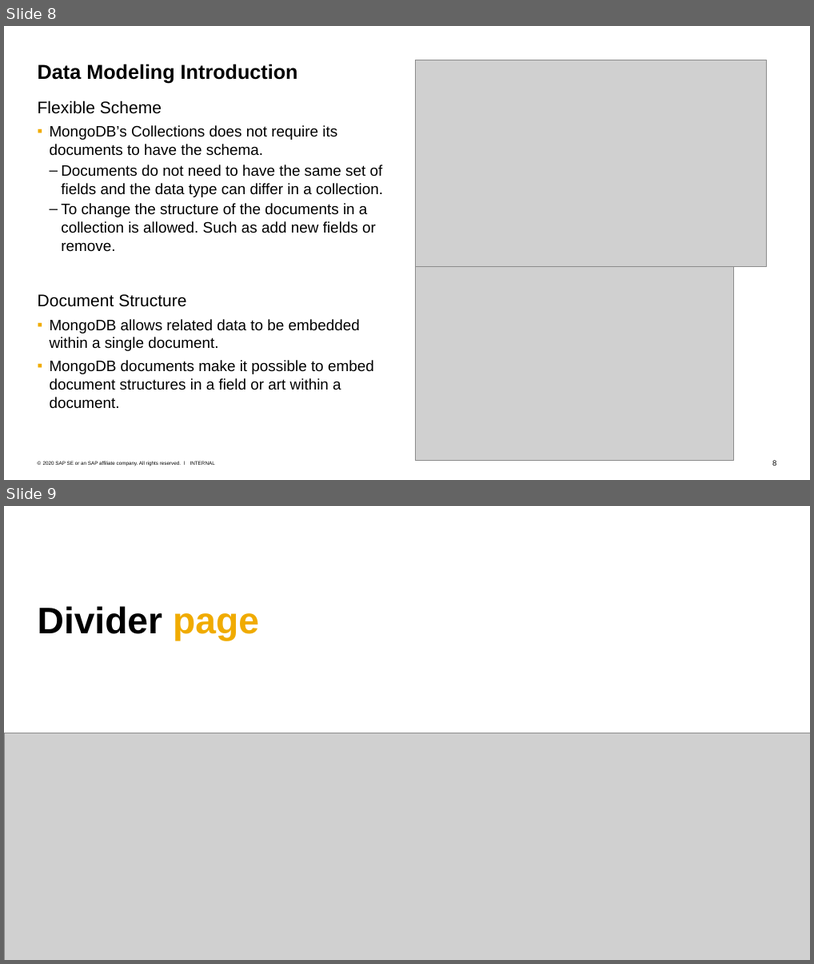
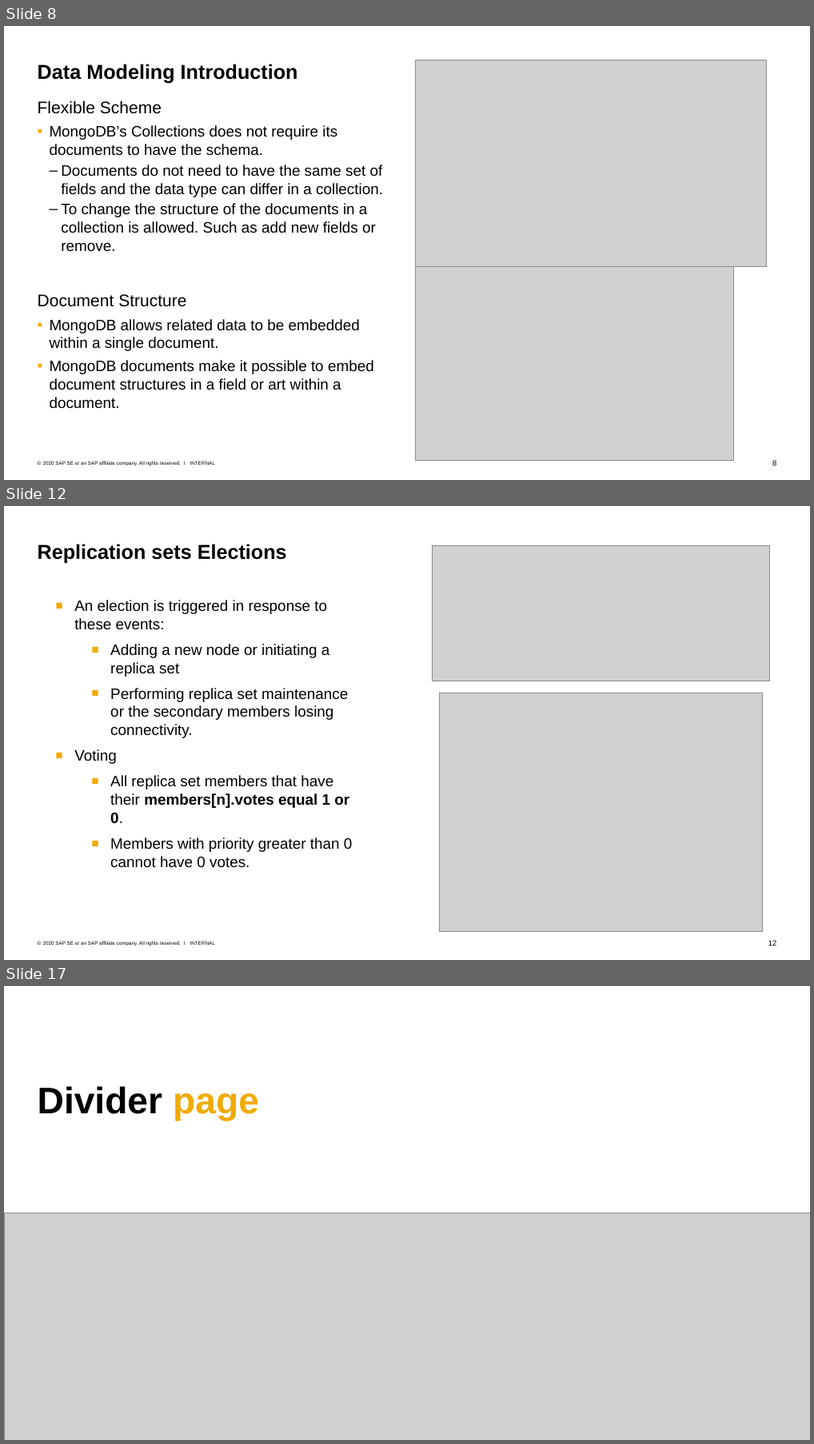
Before and after one commit to Voidkai/Survey_on_NoSQL, a slide deck: NoSQL/The_survey_on_MongoDB.pptx. Shown one above the other, each under a label of ours: slides 8 and 9 before the commit, slides 8, 12 and 17 after it; the slides between them are not shown. The pictures are 814x964 and 814x1444 pixels, drawn with LibreOffice and Linux fonts; fonts in the diff are those of the drawing; grey boxes stand for pictures. Boxes give left, top, right and bottom in pixels: in the first picture for what was removed or moved away, otherwise in the second. Text is boxed around its words. In the diff, an @@ line names an element or a change of style, - is before the commit and + after.

```diff
--- a/NoSQL/The_survey_on_MongoDB.pptx
+++ b/NoSQL/The_survey_on_MongoDB.pptx
@@ slide 12 added at (x1=4, y1=506, x2=810, y2=960), background #FFFFFF; not listed: 3 template elements that a slide beside it also shows @@
@@ title added at (x1=38, y1=544, x2=287, y2=564), 24 pt, text #000000, bold @@
+Replication sets Elections
@@ picture added at (x1=433, y1=546, x2=770, y2=680) @@
@@ text added at (x1=74, y1=600, x2=353, y2=868), 18 pt, text #000000 @@
+■ An election is triggered in response to these events:
+  ■ Adding a new node or initiating a replica set
+  ■ Performing replica set maintenance or the secondary members losing connectivity.
+■ Voting
+  ■ All replica set members that have their members[n].votes equal 1 or 0.
+  ■ Members with priority greater than 0 cannot have 0 votes.
@@ picture added at (x1=439, y1=692, x2=762, y2=931) @@
@@ what was slide 9 is now slide 17 @@
```
Also in this commit, not shown: 1 slide changed, 7 other slides added.
